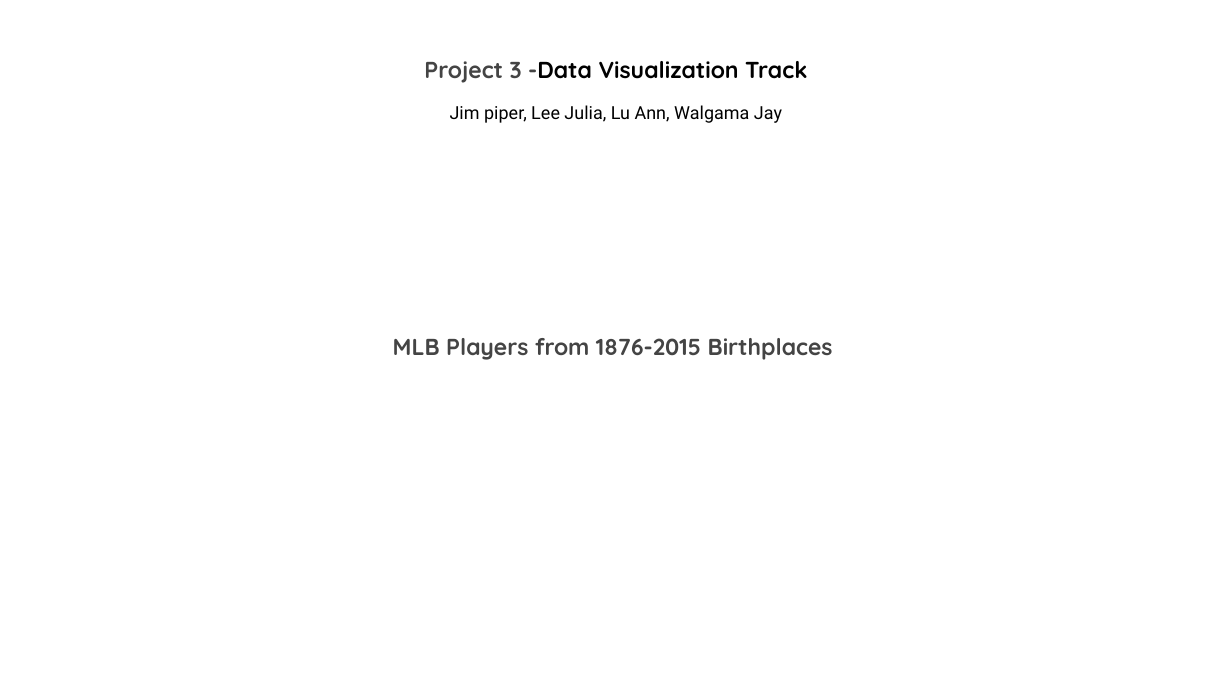
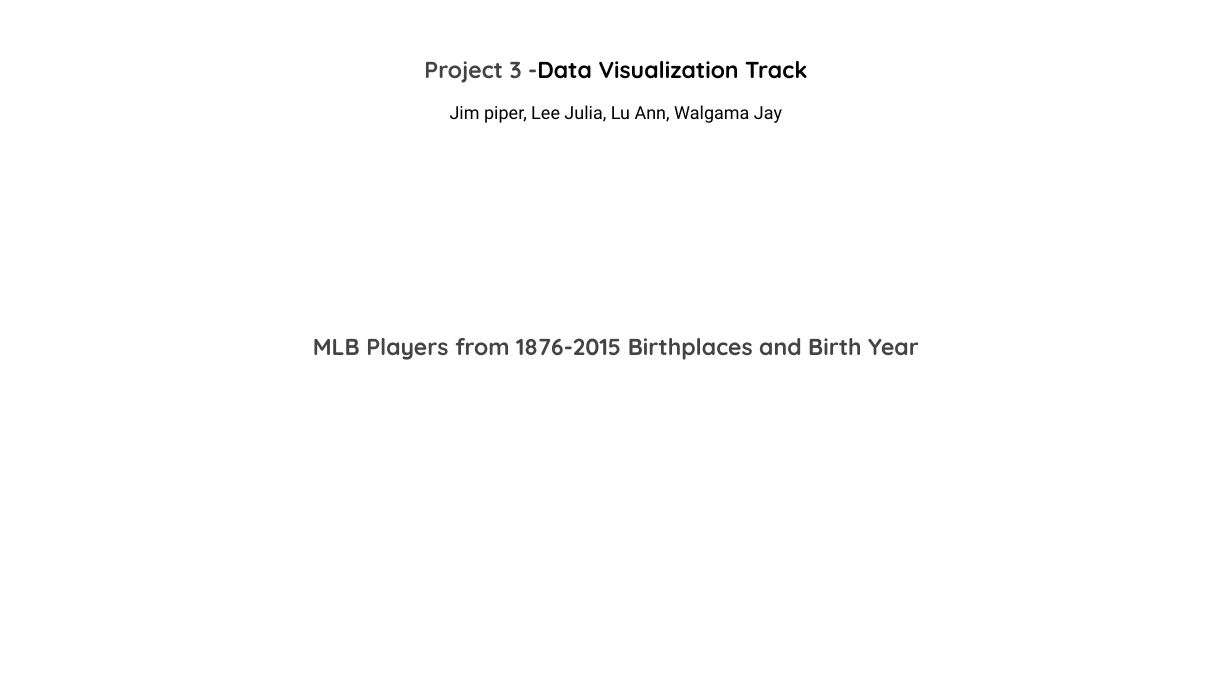
Before and after one commit to leeju09/Project-3-Baseball-, a slide deck: slide 1 of Presentation/Proect3_Group3.pptx. Drawn at 1232x693 pixels with LibreOffice and Linux fonts; fonts in the diff are those of the drawing. Boxes give left, top, right and bottom in pixels: in the first picture for what was removed or moved away, otherwise in the second. Text is boxed around its words. In the diff, an @@ line names an element or a change of style, - is before the commit and + after.

Commit message:
updated powerpoint

```diff
--- a/Presentation/Proect3_Group3.pptx
+++ b/Presentation/Proect3_Group3.pptx
@@ text at <box>313,338,919,360</box>: text changed @@
-MLB Players from 1876-2015 Birthplaces
+MLB Players from 1876-2015 Birthplaces and Birth Year
```
Also in this commit, not shown: 3 slides added.
